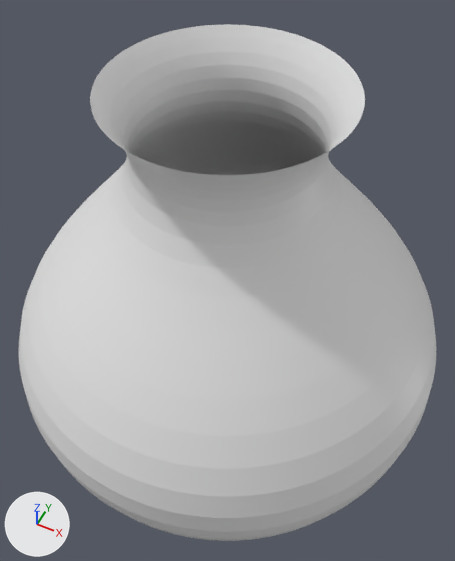
A saved change to the FBX model Assets/Objects/Vasos/Vaso1.fbx.
Rendered twice from a 50 mm lens placed at (0.0369, -0.0737, 0.1002), pointed at (-0.0018, 0.0036, 0.0036). Every picture has the same lights, and +X, +Y and +Z are marked at lower left.
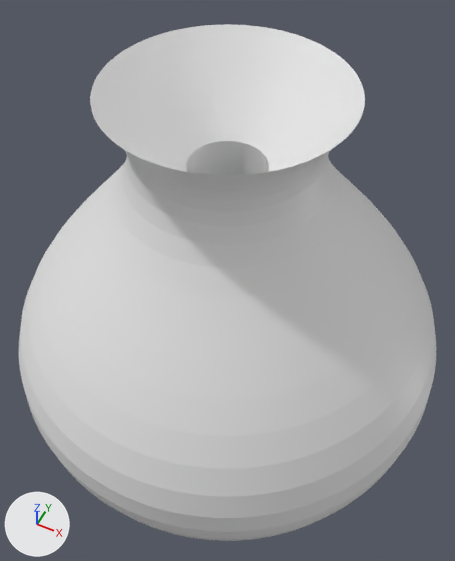
The change in detail:
me_cylinder is used by ob_cylinder; location (0.0, 0.0, 0.0).
me_cylinder had 14977 vertices, 14848 faces and spanned x -0.0429..0.0429, y -0.0429..0.0429, z -0.05..0.05.
me_cylinder now has 15489 vertices, 15361 faces and spans x -0.0429..0.0429, y -0.0429..0.0429, z -0.05..0.05.
me_cylinder part 1: 512 vertices added at x -0.0067..0.0067, y -0.0067..0.0067, z 0.024..0.036.

Boxes [x1, y1, x2, y2] around the edits, measured in the pictures (455 x 561 px):
part 1 of me_cylinder, added: after [90, 24, 365, 175]
